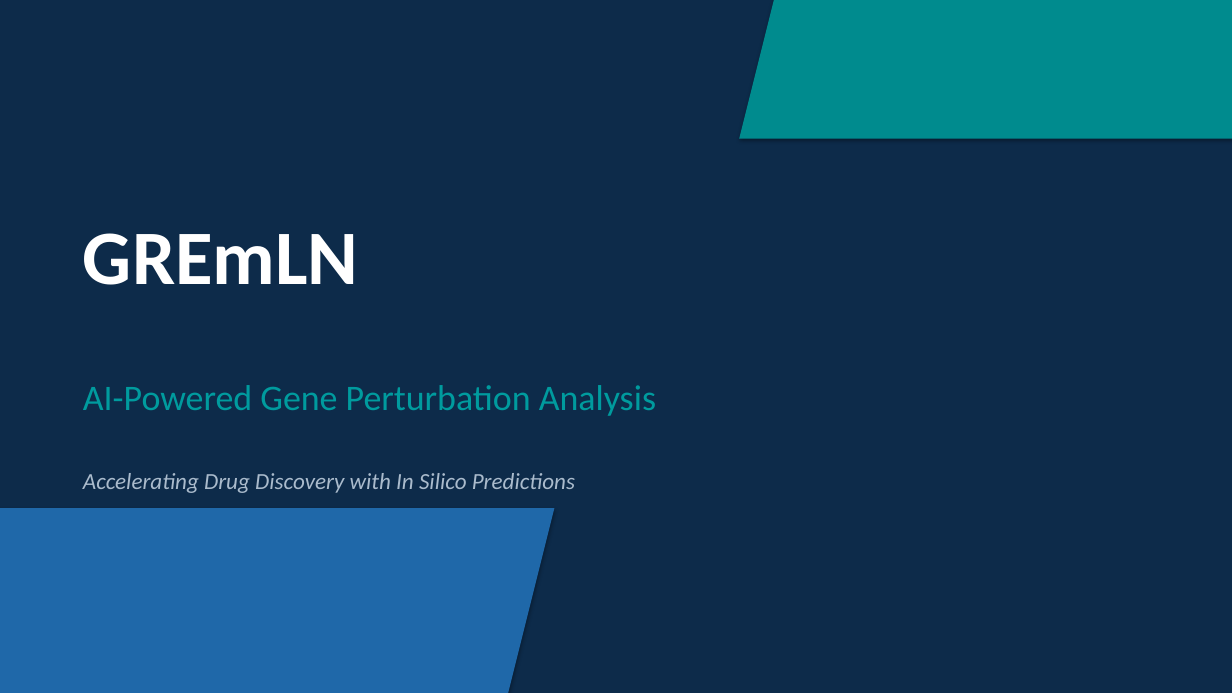
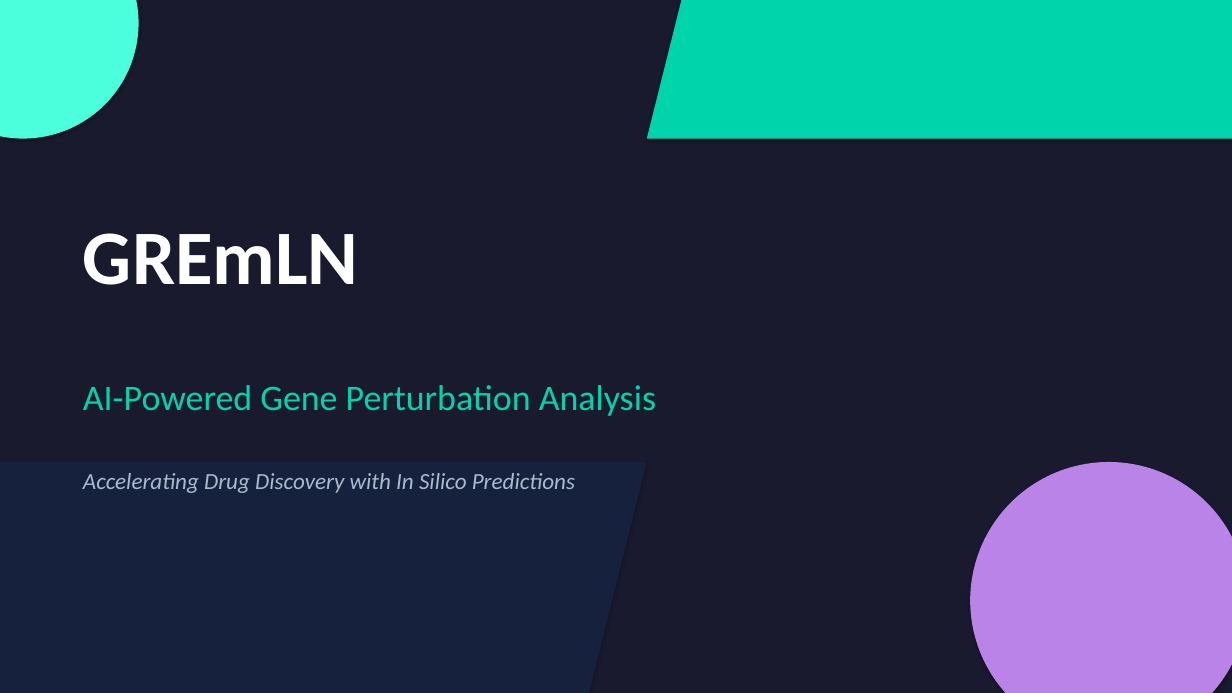
Before and after one commit to jab57/CASCADE, a slide deck: slide 1 of GREmLN_MCP_Server_Presentation.pptx. Drawn at 1232x693 pixels with LibreOffice and Linux fonts; fonts in the diff are those of the drawing. Boxes give left, top, right and bottom in pixels: in the first picture for what was removed or moved away, otherwise in the second. Text is boxed around its words. In the diff, an @@ line names an element or a change of style, - is before the commit and + after.

```diff
--- a/GREmLN_MCP_Server_Presentation.pptx
+++ b/GREmLN_MCP_Server_Presentation.pptx
@@ rectangle at [0,0,1232,693]: fill #0D2B4A to #1A1A2E @@
@@ ellipse added at [0,0,139,139], fill #4CFFDC @@
@@ parallelogram: place and size @@
-parallelogram at [739,0,1232,139]
+parallelogram at [647,0,1232,139]
@@ parallelogram at [647,0,1232,139]: fill #008B8E to #00D4AA @@
@@ text "AI-Powered Gene Perturbation Analysis" at [83,385,656,416]: text colour #009B9E to #00D4AA @@
@@ parallelogram: place and size @@
-parallelogram at [0,508,555,693]
+parallelogram at [0,462,647,693]
@@ parallelogram at [0,462,647,693]: fill #1F68A9 to #16213E @@
@@ ellipse added at [970,462,1232,693], fill #BA83E7 @@
```
Also in this commit, not shown: 12 other slides changed, 1 other file.
